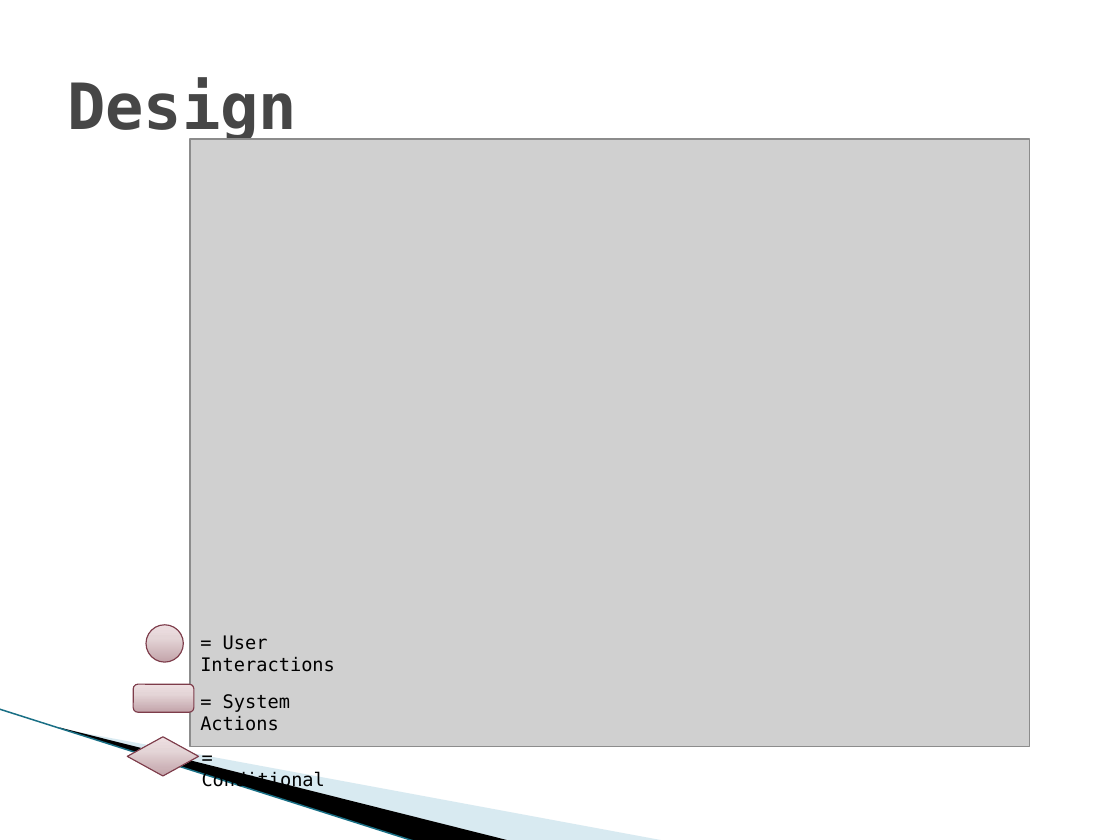
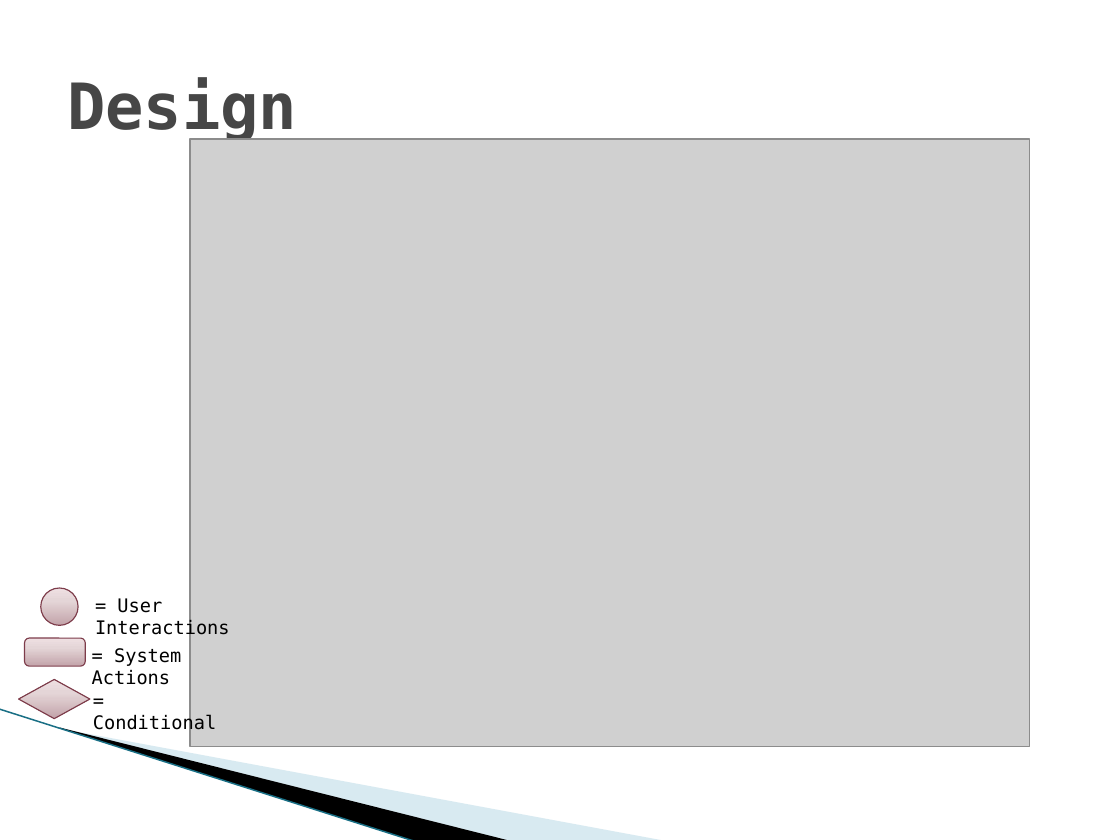
Before and after one commit to vfasburg/cse_825, a slide deck: slide 11 of Project/Final_Project_Presentation_Fasburg_Reiff_Thomas.pptx. Drawn at 1120x840 pixels with LibreOffice and Linux fonts; fonts in the diff are those of the drawing; grey boxes stand for pictures; background and template pictures are left out. Boxes give left, top, right and bottom in pixels: in the first picture for what was removed or moved away, otherwise in the second. Text is boxed around its words. In the diff, an @@ line names an element or a change of style, - is before the commit and + after.

Commit message:
Fixed spacing on one of the slides.

```diff
--- a/Project/Final_Project_Presentation_Fasburg_Reiff_Thomas.pptx
+++ b/Project/Final_Project_Presentation_Fasburg_Reiff_Thomas.pptx
@@ ellipse: place and size @@
-ellipse at (146, 625, 183, 662)
+ellipse at (40, 588, 77, 625)
@@ text "= User Interactions" rewrapped from (200, 635, 335, 672) to (95, 598, 230, 640) @@
@@ rounded rectangle: place and size @@
-rounded rectangle at (133, 684, 194, 712)
+rounded rectangle at (25, 638, 85, 666)
@@ text "= System Actions": place and size @@
-text "= System Actions" at (200, 694, 290, 731)
+text "= System Actions" at (92, 648, 181, 685)
@@ diamond: place and size @@
-diamond at (128, 737, 199, 776)
+diamond at (19, 680, 91, 719)
@@ text "= Conditional": place and size @@
-text "= Conditional" at (202, 771, 325, 791)
+text "= Conditional" at (93, 714, 216, 734)
```
Also in this commit, not shown: 1 other slide changed.
